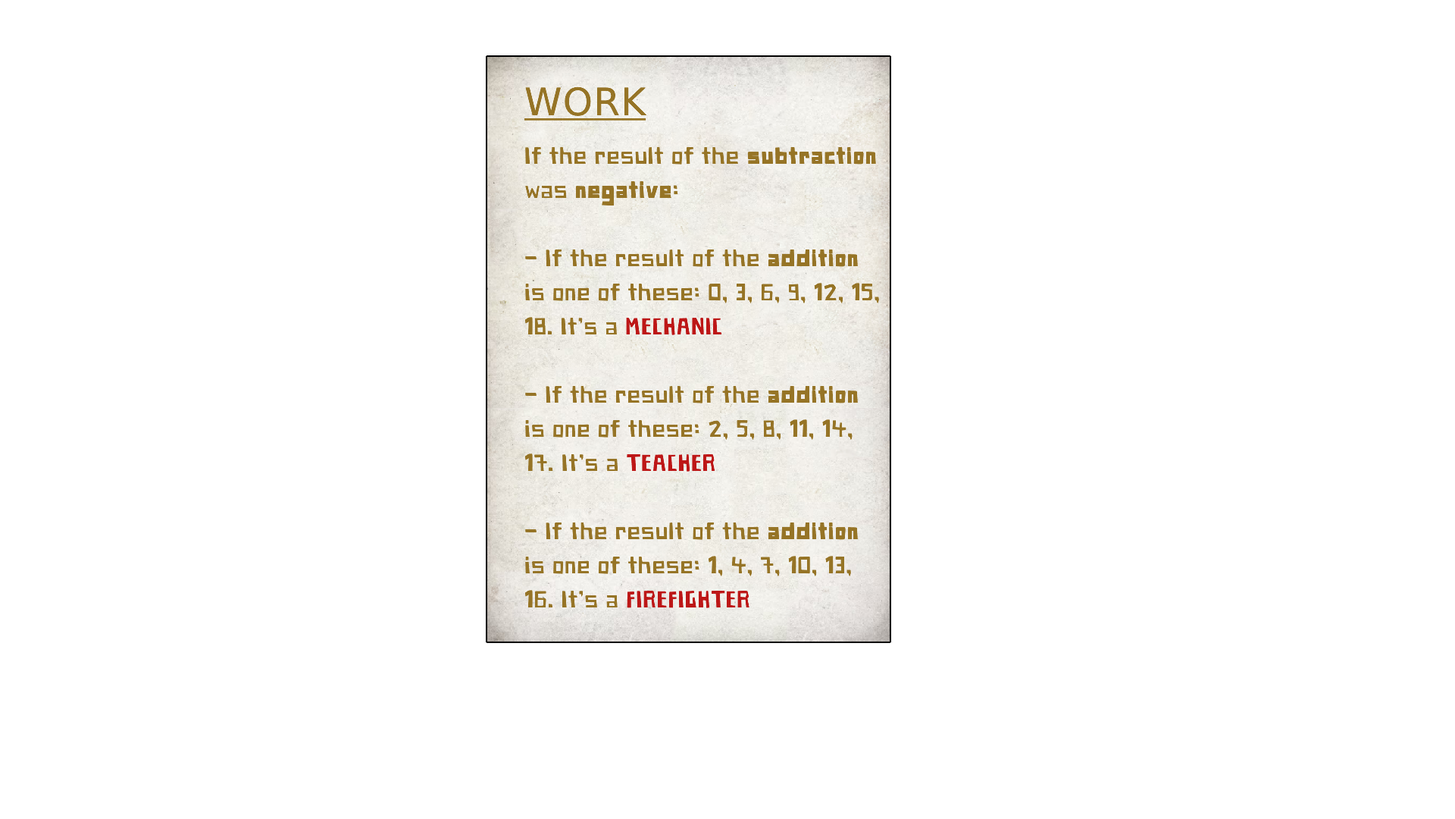
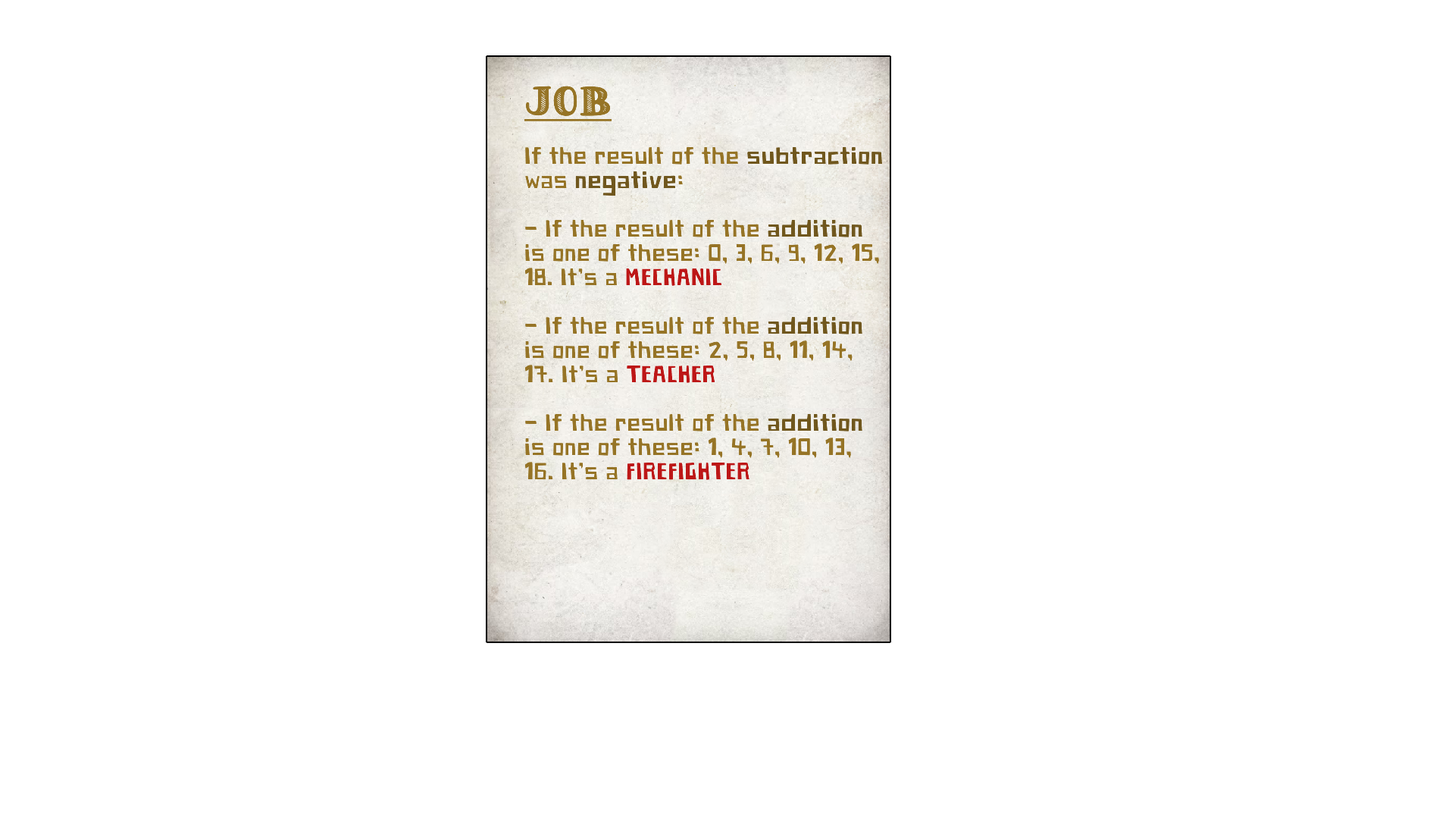
The second 1455 × 819 image is a revision of the first. Changes to its layers:
painted on "Page 8" over [left=524, top=85, right=883, bottom=608]
